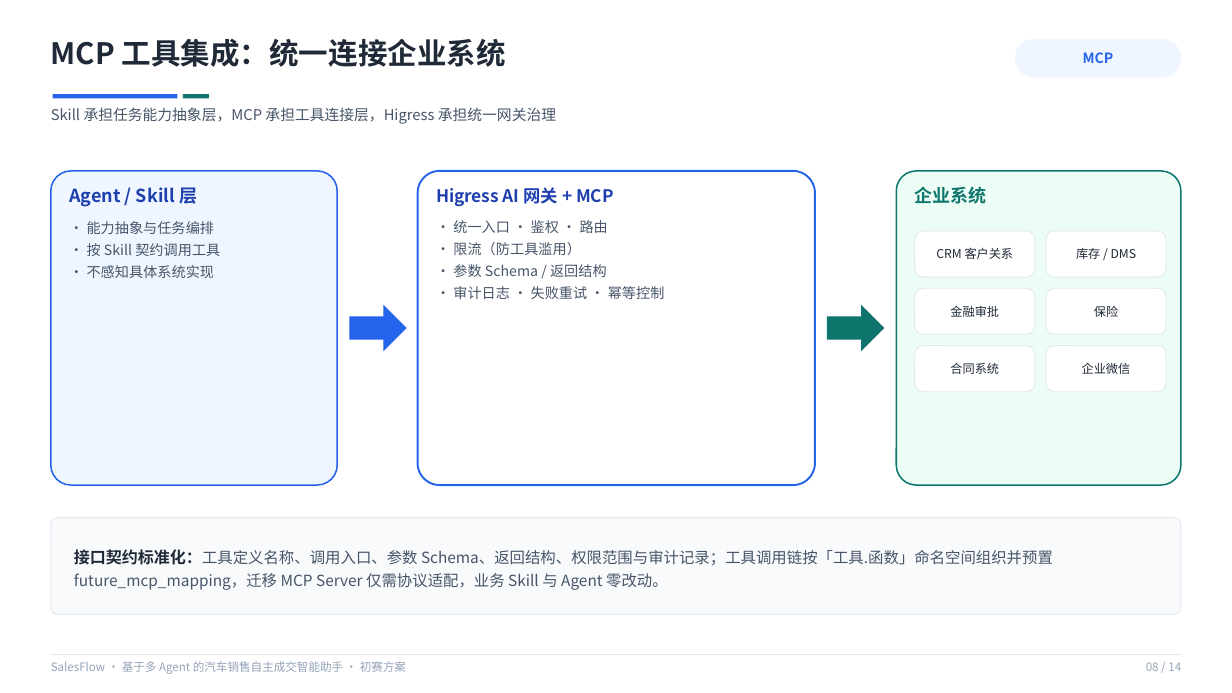
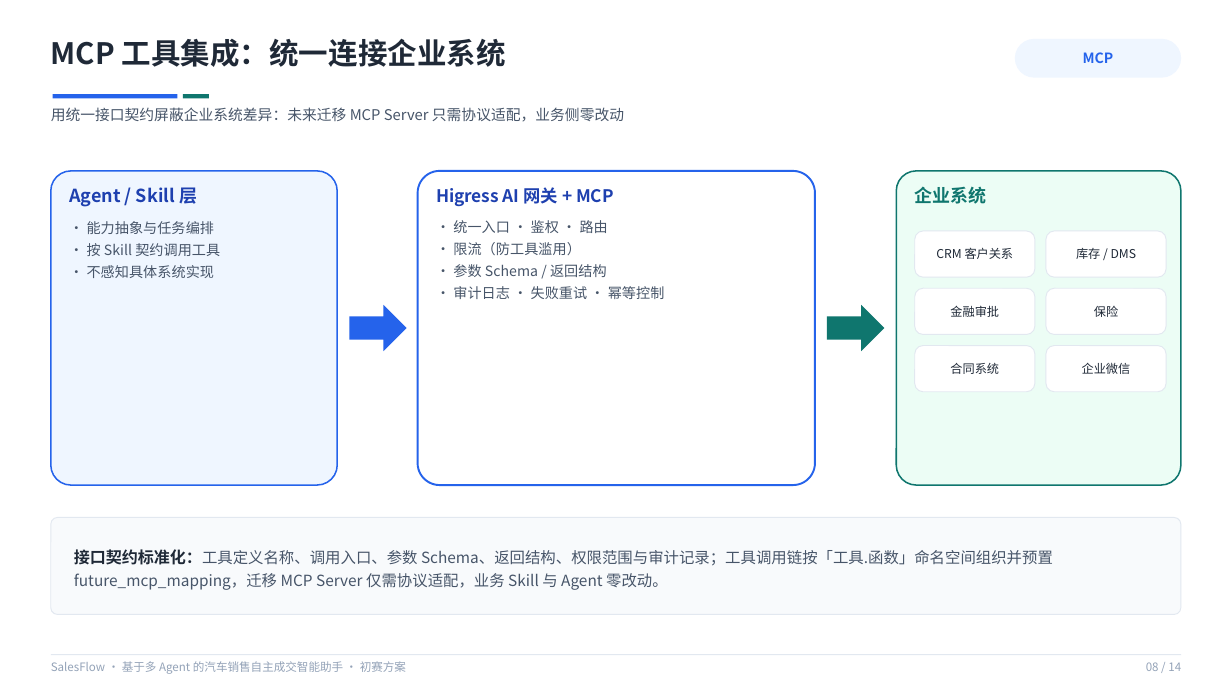
Before and after one commit to simon-xu-dev/multi-agent-car-sales-assistant, a slide deck: slide 8 of ppt和作品简介/基于多Agent的汽车销售自主成交智能助手-初赛方案.pptx. Drawn at 1232x693 pixels with LibreOffice and Linux fonts; fonts in the diff are those of the drawing. Boxes give left, top, right and bottom in pixels: in the first picture for what was removed or moved away, otherwise in the second. Text is boxed around its words. In the diff, an @@ line names an element or a change of style, - is before the commit and + after.

```diff
--- a/ppt和作品简介/基于多Agent的汽车销售自主成交智能助手-初赛方案.pptx
+++ b/ppt和作品简介/基于多Agent的汽车销售自主成交智能助手-初赛方案.pptx
@@ text at <box>51,107,624,122</box>: text changed @@
-Skill 承担任务能力抽象层，MCP 承担工具连接层，Higress 承担统一网关治理
+用统一接口契约屏蔽企业系统差异：未来迁移 MCP Server 只需协议适配，业务侧零改动
```
Also in this commit, not shown: 8 other slides changed, 3 other files.
